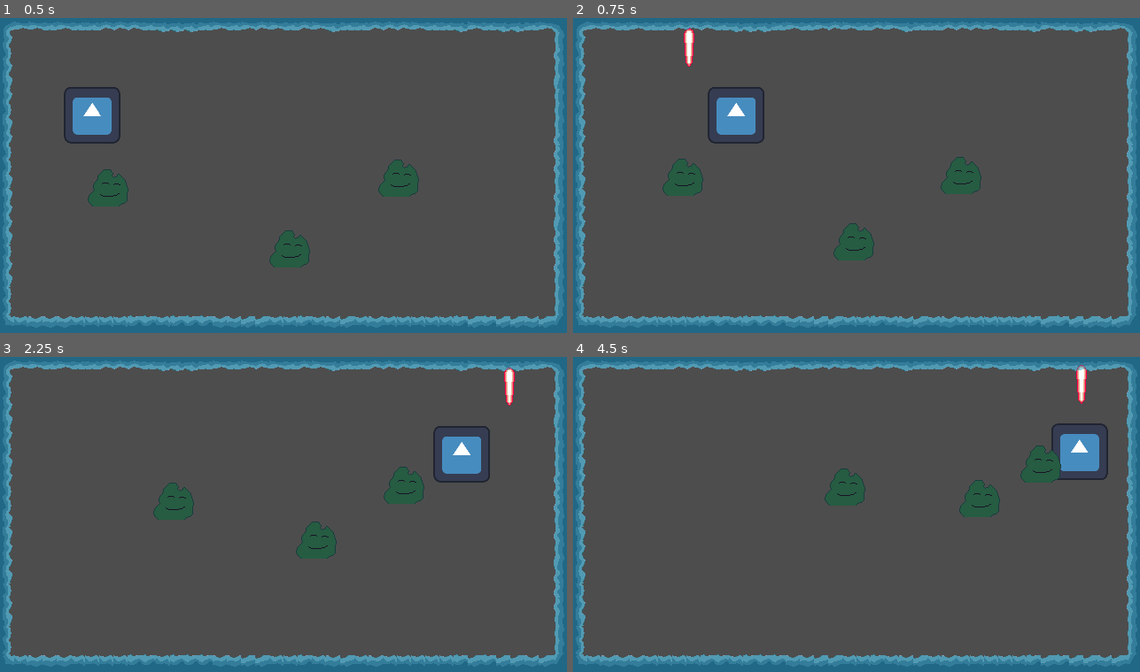
Above: before the commit, frames 1-4 (two rows, left to right).
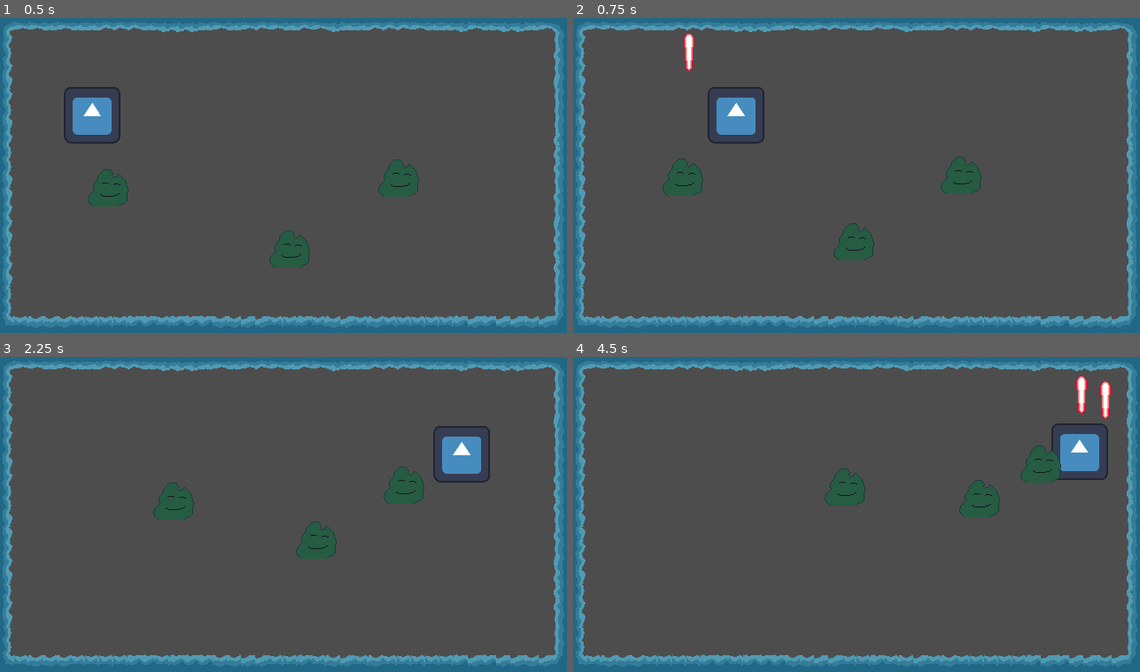
Above: after the commit, the same moments.

Repository: sthoni/winter_melonJam2023
Game: Godot game, scene res://level.tscn
Same seed, same stepped clock (60 frames per second), same inputs: the game is played once before the commit and once after it. The engine's default icon, where the game draws it, is replaced by a stand-in: a white triangle on a blue panel in a dark square.
Inputs (mouse positions are in pixels of both pictures, inside the frame that each line leads up to):
- Up to frame 1 (0.5 s): no input
- Up to frame 2 (0.75 s): tap Enter (ui_accept) at 0.5 s; move the mouse to (981, 162) at 0.52 s; hold D (ui_right) from 0.53 s (still down); tap Space (ui_shoot) at 0.6 s
- Up to frame 3 (2.25 s): tap Enter (ui_accept) at 0.77, 1.52 s; move the mouse to (170, 533) at 1.27 s; tap Space (ui_shoot) at 1.35, 2.1 s; move the mouse to (340, 445) at 2.02 s; release D (ui_right) at 2.03 s; hold A (ui_left) from 2.03 s (still down)
- Up to frame 4 (4.5 s): move the mouse to (828, 580) at 2.77 s; release A (ui_left) at 2.78 s; hold D (ui_right) 2.78-4.28 s; tap Space (ui_shoot) at 2.85, 3.6, 4.35 s; tap Enter (ui_accept) at 3.02, 3.77 s; move the mouse to (1026, 564) at 3.52 s; move the mouse to (686, 467) at 4.27 s; hold A (ui_left) from 4.28 s (still down)

Frame 1 is identical in both runs. In frame 2, 0.1% of the frame differs, in the area x 19-22%, y 3-18%; in frame 3, 0.2%; in frame 4, 0.4%, in the area x 88-95%, y 2-20%.

Commit message:
changed charm behavior:

Diff:
--- a/CharacterBody2D.gd
+++ b/CharacterBody2D.gd
@@ -3,7 +3,8 @@
 
 @export var speed = 400 # speed in pixels/sec
 @export var rotation_speed = 1.5
-@onready var Bullet = preload("res://projectile.tscn")
+@onready var Charm = preload("res://charms/charm.tscn")
+@onready var charmspeed = 50
 var target = Vector2.ZERO
 var rotation_direction = 0
 var enchanted = false
@@ -20,10 +21,12 @@
 	return rots
 
 func shoot():
-	var b = Bullet.instantiate()
-	owner.add_child(b)
+	charmspeed = (charmspeed + 50) % 300
+	var b = Charm.instantiate()
+	b.speed = charmspeed
 	b.transform = $Wand.global_transform
 	b.scale = Vector2(-1,-1)
+	owner.add_child(b)
 
 func get_input():
 	#rotation_direction = Input.get_axis("left", "right")
--- /dev/null
+++ b/charms/charm.gd
@@ -0,0 +1,20 @@
+extends Area2D
+
+var speed:int
+
+# Class Constructor
+func _init(value=150):
+	self.speed = value
+
+func _physics_process(delta):
+	position += - transform.y * self.speed * delta
+
+func _on_area_entered(area):
+	if area.is_in_group("mobs"):
+		area.health_component.reduce_health(2)
+		queue_free()
+
+func _on_Bullet_body_entered(body):
+	if body.is_in_group("mobs"):
+		body.health_component.reduce_health(2)
+	queue_free()
--- /dev/null
+++ b/charms/charm.tscn
@@ -0,0 +1,24 @@
+[gd_scene load_steps=4 format=3 uid="uid://pcian72metwo"]
+
+[ext_resource type="Texture2D" uid="uid://bf61scxp2t425" path="res://assets/charms/1_red.png" id="1_6r8jw"]
+[ext_resource type="Script" path="res://charms/charm.gd" id="1_jscli"]
+
+[sub_resource type="RectangleShape2D" id="RectangleShape2D_huajg"]
+size = Vector2(6, 30.6122)
+
+[node name="Area2D" type="Area2D"]
+collision_mask = 5
+script = ExtResource("1_jscli")
+metadata/speed = 0
+
+[node name="CollisionShape2D" type="CollisionShape2D" parent="."]
+position = Vector2(0, 5.10204)
+scale = Vector2(1.00962, 1)
+shape = SubResource("RectangleShape2D_huajg")
+
+[node name="1Red" type="Sprite2D" parent="."]
+position = Vector2(0, 5)
+texture = ExtResource("1_6r8jw")
+
+[connection signal="area_entered" from="." to="." method="_on_area_entered"]
+[connection signal="body_entered" from="." to="." method="_on_Bullet_body_entered"]
